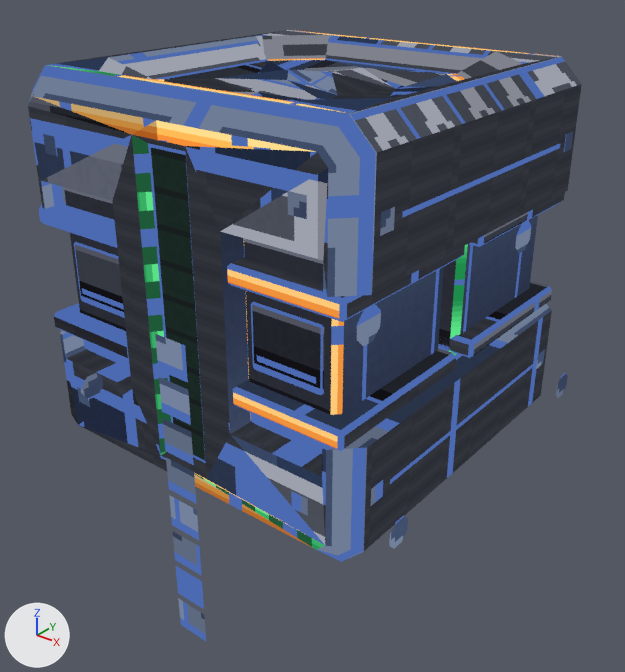
The glTF model art/out/marlit_battery.glb as it was, and as the next commit left it.
Both versions are drawn from a 50 mm lens placed at (2.2, -2.87, 2.12), pointed at (-0.24, 0.19, 0.23). The lights are fixed; the arrows at lower left show +X, +Y and +Z. The first picture is the older version. Vertices at exactly the same position are counted once.

In view in the first picture: 'marlit_battery_body', 'marlit_battery_ring0', 'marlit_battery_seg3', 'marlit_battery_seg5', 'marlit_battery_seg6', 'marlit_battery_seg7' and 4 more.
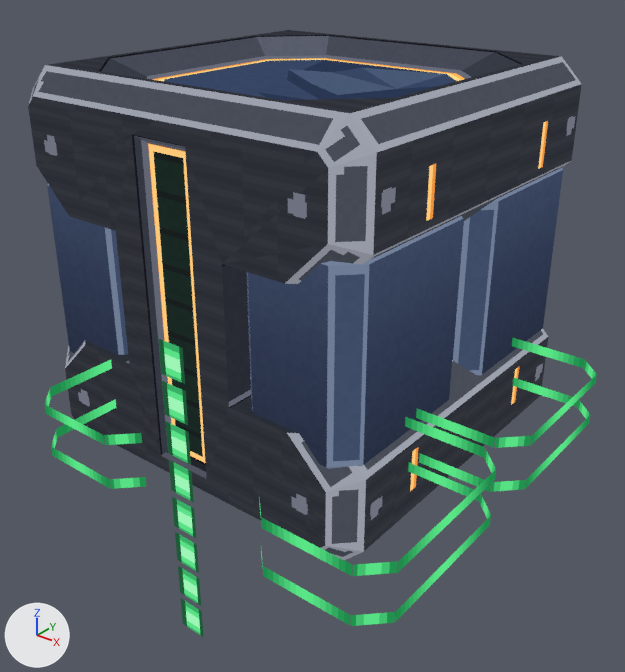
The edits, one by one:
me_marlit_battery_body is used by ob_marlit_battery_body; location (0.0, 0.0, 0.0).
me_marlit_battery_body had 690 vertices, 1104 faces and spanned x -1.5..0.5, y -0.5..1.5, z -0.5..1.5.
me_marlit_battery_body now has 370 vertices, 552 faces and spans x -1.5..0.5, y -0.5..1.5, z -0.5..1.5.
me_marlit_battery_body part 1: the loose piece of 4 vertices spanning x 0.5, y 1.25..1.35, z -0.16..-0.06 is moved by (0.0, 0.0, -0.08).
me_marlit_battery_body part 2: the loose piece of 4 vertices spanning x 0.5, y -0.34..-0.25, z -0.16..-0.06 is moved by (0.0, 0.0, -0.08).
me_marlit_battery_body part 3: the loose piece of 4 vertices spanning x 0.5, y 1.25..1.35, z 1.07..1.15 is moved by (0.0, 0.0, 0.08).
me_marlit_battery_body part 4: the loose piece of 4 vertices spanning x 0.5, y -0.34..-0.25, z 1.07..1.15 is moved by (0.0, 0.0, 0.08).
me_marlit_battery_body part 5: the loose piece of 24 vertices spanning x -0.17..0.36, y -0.4..0.43, z 0.02..0.98 is rebuilt with 24 vertices and now spans x -0.16..0.47, y -0.47..0.45, z -0.06..1.06.
me_marlit_battery_body part 6: the loose piece of 24 vertices spanning x -0.17..0.36, y 0.57..1.4, z 0.02..0.98 is rebuilt with 24 vertices and now spans x -0.16..0.47, y 0.55..1.47, z -0.06..1.06.
me_marlit_battery_body part 7: the loose piece of 24 vertices spanning x -1.36..-0.83, y -0.4..0.43, z 0.02..0.98 is rebuilt with 24 vertices and now spans x -1.47..-0.84, y -0.47..0.45, z -0.06..1.06.
me_marlit_battery_body part 8: 20 loose pieces with 336 vertices, spanning x -1.45..0.45, y -0.49..1.49, z 0.16..0.84, are deleted.
me_marlit_battery_body part 9: 13 vertices moved from x -0.83..0.38, y -0.5..1.5, z -0.25..1.25 to x -0.83..0.38, y -0.5..1.5, z -0.23..1.23; 51 vertices removed from x -1.5..0.5, y -0.5..1.5, z -0.12..1.12; 67 vertices added at x -1.5..0.5, y -0.5..1.5, z -0.26..1.26.
me_marlit_battery_body part 10: 242 kept faces spanning x -1.5..0.5, y -0.5..1.5, z -0.5..1.5 get new texture (UV) coordinates.
Other edits to the shape of me_marlit_battery_body do not show in these pictures.
me_marlit_battery_ring0 is used by ob_marlit_battery_ring0; location (0.0, 0.0, 0.0).
me_marlit_battery_ring0 had 32 vertices, 24 faces and spanned x -0.87..0.87, y -0.76..0.76, z 0.05..0.17.
me_marlit_battery_ring0 now has 112 vertices, 56 faces and spans x -0.97..0.97, y -0.97..0.97, z -0.14..-0.09.
me_marlit_battery_ring0 part 11: the whole mesh is rebuilt.
me_marlit_battery_seg7 is used by ob_marlit_battery_seg7; location (0.0, 0.0, 0.0).
me_marlit_battery_seg7 had 8 vertices, 4 faces and spanned x -0.08..0.08, y -0.95..0.95, z 0.57..0.72.
me_marlit_battery_seg7 now has 8 vertices, 4 faces and spans x -0.06..0.06, y -0.95..0.95, z 0.56..0.7.
me_marlit_battery_seg7 part 12: the whole mesh is scaled about the mesh origin by (0.812, 1, 0.976).
Mesh me_marlit_battery_ring1 is new.
It has 112 vertices, 56 faces and spans x -0.97..0.97, y -0.97..0.97, z 0.09..0.14.
It uses material mat_marlit_battery.
Object 'marlit_battery_ring1' (ob_marlit_battery_ring1) is new; it shows me_marlit_battery_ring1.
Its location is (0.0, 0.0, 0.0).

Where the change shows, as pixel boxes (x1, y1, x2, y2) in the pictures (625 x 672 px; the box of a moved part takes in the faces that stretch with it):
'marlit_battery_body', reshaped
    before: (28, 30, 582, 562)
    after: (28, 30, 582, 560)
'marlit_battery_ring1', added
    after: (45, 338, 597, 576)
'marlit_battery_ring0', reshaped
    before: (82, 373, 568, 549)
    after: (51, 377, 590, 626)
'marlit_battery_seg7', rescaled
    before: (155, 334, 188, 383)
    after: (158, 338, 185, 384)
part 1 of me_marlit_battery_body, moved or reshaped
    before: (536, 350, 545, 369)
    after: (535, 363, 543, 381)
part 2 of me_marlit_battery_body, moved or reshaped
    before: (371, 480, 383, 506)
    after: (370, 495, 383, 521)
part 3 of me_marlit_battery_body, moved or reshaped
    before: (564, 132, 573, 152)
    after: (566, 115, 576, 136)
part 4 of me_marlit_battery_body, moved or reshaped
    before: (380, 207, 395, 236)
    after: (381, 186, 396, 215)
part 5 of me_marlit_battery_body, rebuilt (8% wider, 17% taller)
    before: (244, 238, 444, 454)
    after: (247, 216, 463, 469)
part 6 of me_marlit_battery_body, rebuilt
    before: (438, 215, 538, 356)
    after: (452, 168, 563, 376)
part 7 of me_marlit_battery_body, rebuilt
    before: (64, 187, 130, 368)
    after: (47, 184, 128, 355)
part 8 of me_marlit_battery_body, deleted
    before: (39, 192, 565, 451)
part 9 of me_marlit_battery_body, moved or reshaped
    both: (28, 84, 582, 552)
part 10 of me_marlit_battery_body, surface changed
    both: (28, 30, 581, 560)
